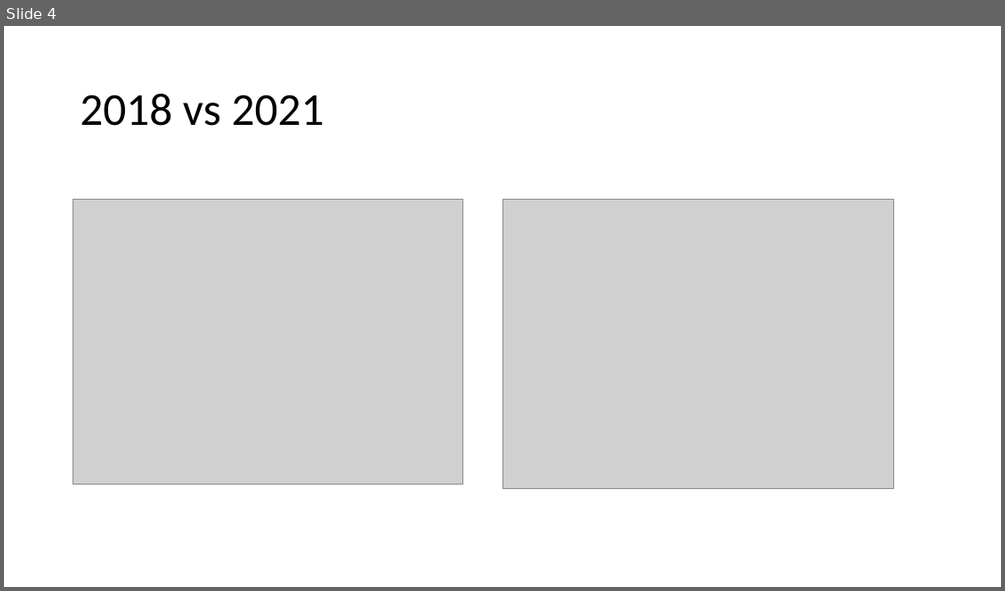
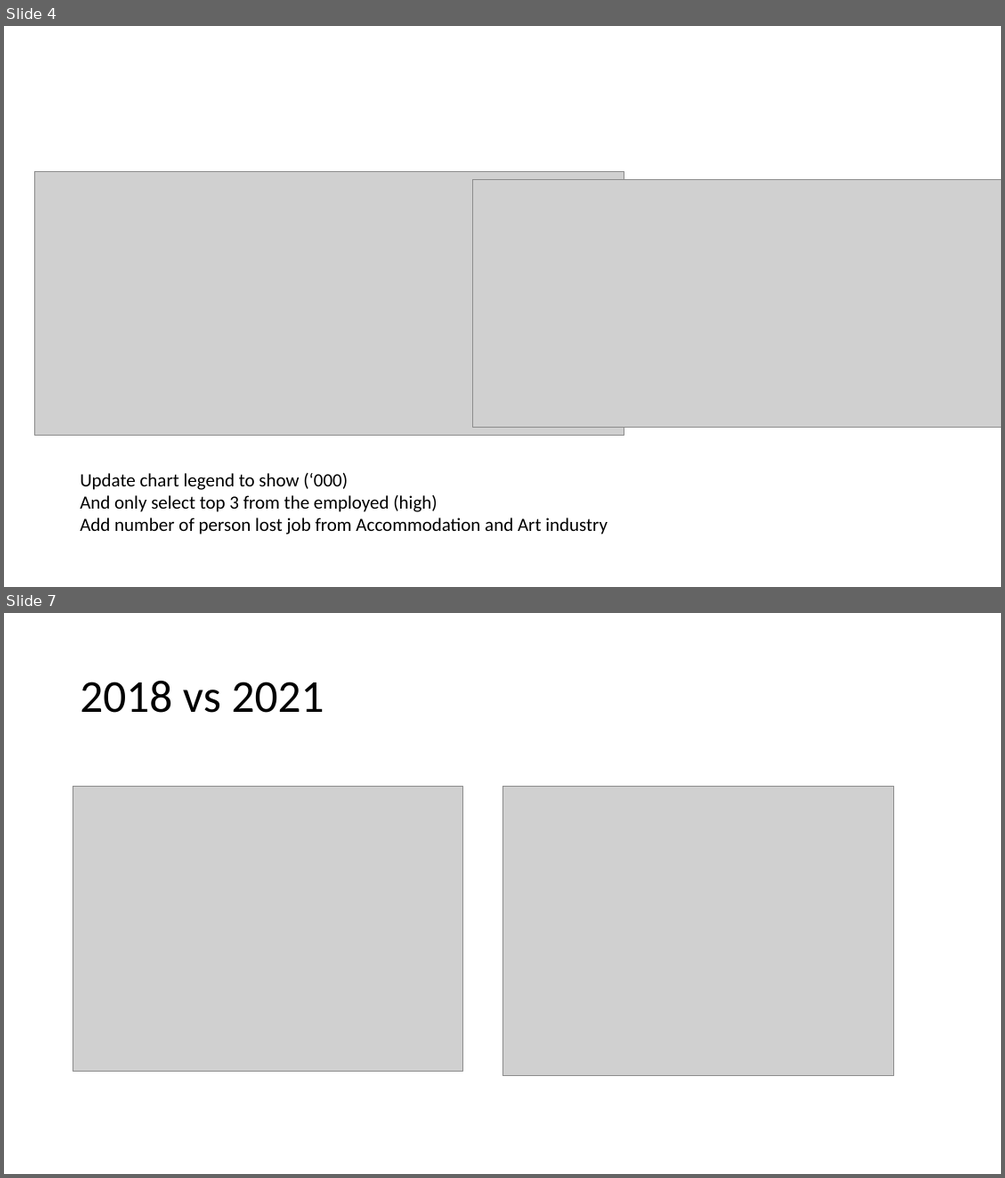
Before and after one commit to CarmenK2/GroupProject1, a slide deck: Presentation_ppt.pptx. Shown one above the other, each under a label of ours: slide 4 before the commit, slides 4 and 7 after it; the slides between them are not shown. The pictures are 1005x591 and 1005x1178 pixels, drawn with LibreOffice and Linux fonts; fonts in the diff are those of the drawing; grey boxes stand for pictures. Boxes give left, top, right and bottom in pixels: in the first picture for what was removed or moved away, otherwise in the second. Text is boxed around its words. In the diff, an @@ line names an element or a change of style, - is before the commit and + after.

```diff
--- a/Presentation_ppt.pptx
+++ b/Presentation_ppt.pptx
@@ slide 4 added at [4,26,1001,587], background #FFFFFF @@
@@ picture added at [34,172,624,435] @@
@@ picture added at [473,180,1001,426] @@
@@ text added at [80,473,607,534], 18 pt, text #000000 @@
+Update chart legend to show (‘000)
+And only select top 3 from the employed (high)
+Add number of person lost job from Accommodation and Art industry
@@ what was slide 4 is now slide 7 @@
```
Also in this commit, not shown: 3 slides changed, 7 other slides added, 6 slides removed, 2 other files.
